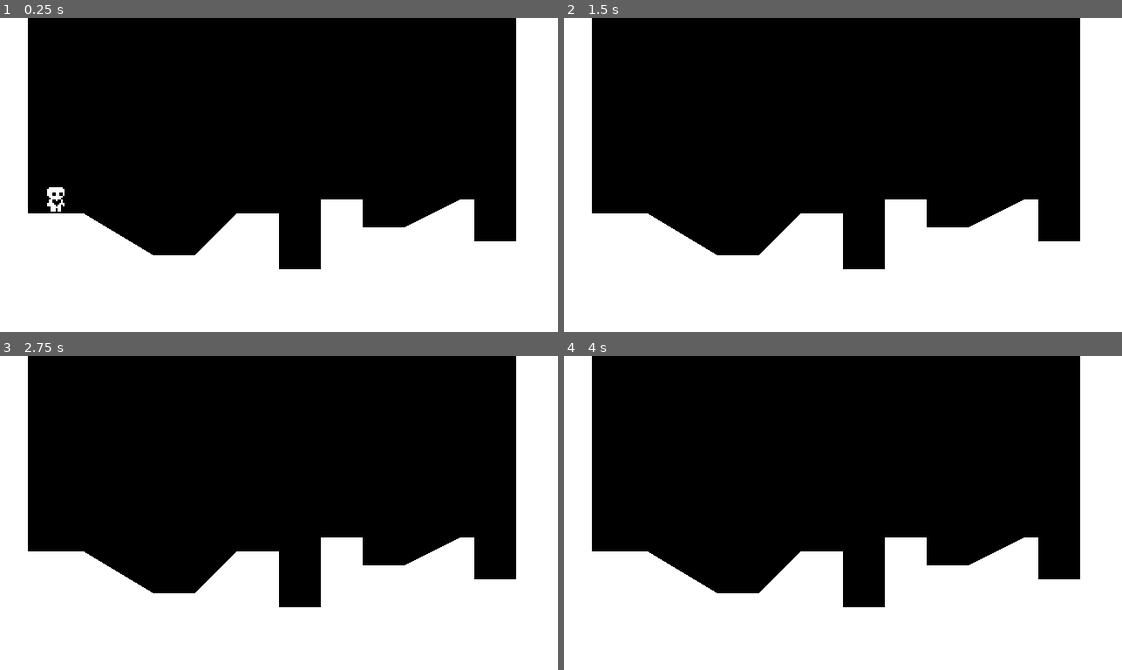
Above: before the commit, frames 1-4 (two rows, left to right).
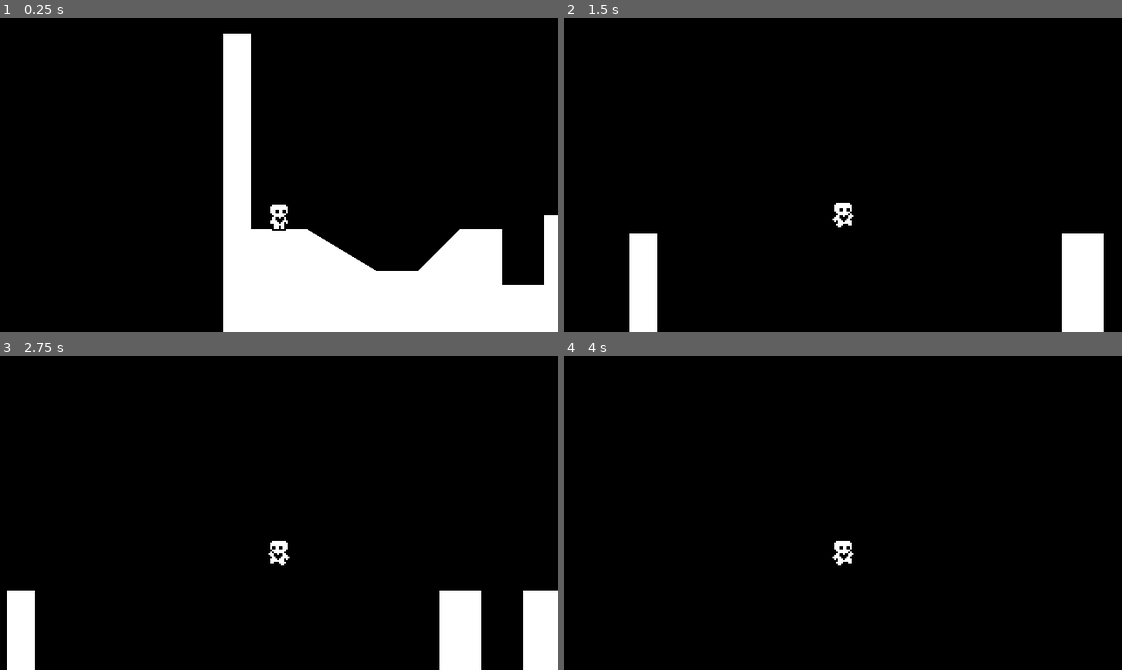
Above: after the commit, the same moments.

Repository: peeryo/Heart-Platformer
Game: Godot game, scene res://world.tscn
Same seed, same stepped clock (60 frames per second), same inputs: the game is played once before the commit and once after it.
Inputs:
- Up to frame 1 (0.25 s): no input
- Up to frame 2 (1.5 s): tap Enter at 0.5 s; hold Right (ui_right) from 0.53 s (still down); tap Up (ui_up) at 0.6, 0.77, 1.07, 1.35 s
- Up to frame 3 (2.75 s): tap Up (ui_up) at 1.52, 1.82, 2.1 s; release Right (ui_right) at 2.03 s; hold Left (ui_left) from 2.03 s (still down)
- Up to frame 4 (4 s): release Left (ui_left) at 2.78 s; hold Right (ui_right) from 2.78 s (still down); tap Up (ui_up) at 2.85, 3.02, 3.32, 3.6, 3.77 s

The runs differ from the first frame. In frame 1, 30% of the frame differs, in the area x 0-100%, y 0-100%; in frame 2, 38%; in frame 3, 37%; in frame 4, 41%.

Commit message:
Video 4 completed
around minute 16 there is some code reorganization that could be complex if you don't pay close attention. It makes the wall jump and double jump work just with the up key, not having to press the arrows right or left

Also, at the end, in physics process, make sure to swap functions so handle_wall_jump comes first then handle_jump, sequence matters

Diff:
--- a/DefaultMovementData.tres
+++ b/DefaultMovementData.tres
@@ -5,8 +5,9 @@
 [resource]
 script = ExtResource("1_ui83r")
 speed = 100.0
-acceleration = 800.0
+acceleration = 1000.0
 friction = 1000.0
 jump_velocity = -300.0
 gravity_scale = 1.0
 air_resistance = 200.0
+air_acceleration = 400.0
--- a/PlayerMovementData.gd
+++ b/PlayerMovementData.gd
@@ -8,3 +8,4 @@
 @export var jump_velocity = -300.0
 @export var gravity_scale = 1.0
 @export var air_resistance = 200.0
+@export var air_acceleration = 400.0
--- a/player.gd
+++ b/player.gd
@@ -1,7 +1,9 @@
 extends CharacterBody2D
 
+@export var movement_data : PlayerMovementData
 
-@export var movement_data : PlayerMovementData
+var air_jump = false
+var just_wall_jumped = false
 
 # Get the gravity from the project settings to be synced with RigidBody nodes.
 var gravity = ProjectSettings.get_setting("physics/2d/default_gravity")
@@ -11,13 +13,16 @@
 
 func _physics_process(delta):
 	apply_gravity(delta)
+	handle_wall_jump()
 	handle_jump()
 	var input_axis = Input.get_axis("ui_left", "ui_right")
 	handle_acceleration(input_axis, delta)
+	handle_air_acceleration(input_axis, delta)
 	apply_friction(input_axis, delta)
 	apply_air_resistance(input_axis, delta)
 	update_animations(input_axis)
 	var was_on_floor = is_on_floor()
+	just_wall_jumped = false
 
 	move_and_slide()
 	var just_left_ledge = was_on_floor and not is_on_floor() and velocity.y >= 0
@@ -28,7 +33,17 @@
 	if not is_on_floor():
 		velocity.y += gravity * movement_data.gravity_scale * delta
 
+func handle_wall_jump():
+	if not is_on_wall_only(): return
+	var wall_normal = get_wall_normal()
+	if Input.is_action_just_pressed("ui_up"):
+		velocity.x = wall_normal.x * movement_data.speed
+		velocity.y = movement_data.jump_velocity
+		just_wall_jumped = true
+
 func handle_jump():
+	if is_on_floor(): air_jump = true
+
 	if is_on_floor or coyote_jump_timer.time_left > 0.0:
 		if Input.is_action_just_pressed("ui_up"):
 			velocity.y = movement_data.jump_velocity
@@ -36,9 +51,19 @@
 		if Input.is_action_just_released("ui_up") and velocity.y < movement_data.jump_velocity / 2:
 			velocity.y = movement_data.jump_velocity / 2
 
+		if Input.is_action_just_pressed("ui_up") and air_jump and not just_wall_jumped:
+			movement_data.jump_velocity * 0.8
+			air_jump = false
+
 func handle_acceleration(input_axis, delta):
+	if not is_on_floor(): return
 	if input_axis != 0:
 		velocity.x = move_toward(velocity.x, movement_data.speed * input_axis, movement_data.acceleration * delta)
+
+func  handle_air_acceleration(input_axis, delta):
+	if is_on_floor(): return
+	if input_axis != 0:
+		velocity.x = move_toward(velocity.x, movement_data.speed * input_axis, movement_data.air_acceleration * delta)
 
 func apply_friction(input_axis, delta):
 	if input_axis == 0 and is_on_floor():
--- a/player.tscn
+++ b/player.tscn
@@ -79,7 +79,7 @@
 }]
 
 [sub_resource type="RectangleShape2D" id="RectangleShape2D_sl5kn"]
-size = Vector2(8, 14)
+size = Vector2(8, 13)
 
 [node name="Player" type="CharacterBody2D"]
 floor_constant_speed = true
@@ -93,9 +93,12 @@
 animation = &"idle"
 
 [node name="CollisionShape2D" type="CollisionShape2D" parent="."]
-position = Vector2(0, -7)
+position = Vector2(0, -7.5)
 shape = SubResource("RectangleShape2D_sl5kn")
 
 [node name="CoyoteJumpTimer" type="Timer" parent="."]
 wait_time = 0.15
 one_shot = true
+
+[node name="Camera2D" type="Camera2D" parent="."]
+position = Vector2(0, -32)
--- a/world.tscn
+++ b/world.tscn
@@ -1,7 +1,10 @@
-[gd_scene load_steps=3 format=3 uid="uid://dm8vu031w0v61"]
+[gd_scene load_steps=4 format=3 uid="uid://dm8vu031w0v61"]
 
 [ext_resource type="Script" path="res://world.gd" id="1_yq3ky"]
 [ext_resource type="PackedScene" uid="uid://bc61xqw1tbjgc" path="res://player.tscn" id="2_w3bbo"]
+
+[sub_resource type="RectangleShape2D" id="RectangleShape2D_tnc3l"]
+size = Vector2(24, 72)
 
 [node name="World" type="Node2D"]
 script = ExtResource("1_yq3ky")
@@ -15,3 +18,14 @@
 
 [node name="Player" parent="." instance=ExtResource("2_w3bbo")]
 position = Vector2(32, 88)
+
+[node name="StaticBody2D2" type="StaticBody2D" parent="."]
+
+[node name="CollisionShape2D" type="CollisionShape2D" parent="StaticBody2D2"]
+position = Vector2(260, 36)
+shape = SubResource("RectangleShape2D_tnc3l")
+
+[node name="ColorRect" type="ColorRect" parent="StaticBody2D2"]
+offset_left = 248.0
+offset_right = 272.0
+offset_bottom = 72.0
